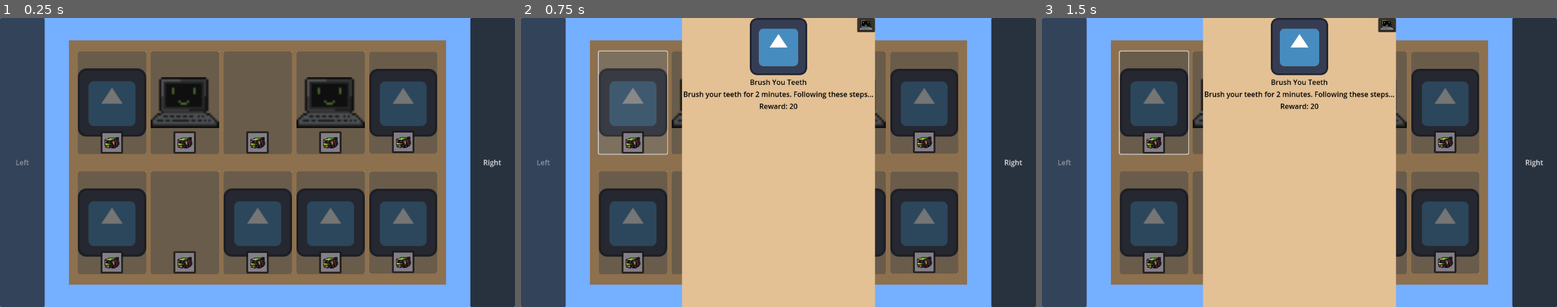
Above: before the commit, frames 1-3 (left to right).
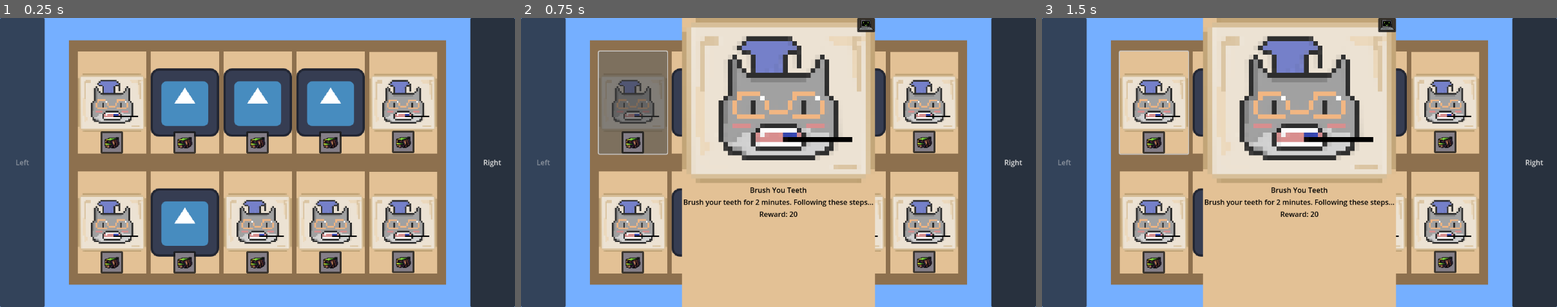
Above: after the commit, the same moments.

Repository: HappyMornings/QuestBoard
Game: Godot game, scene res://TestingQuestViewing.tscn
The game is run twice, just before and just after one commit, with the same random seed, the same clock (stepped at 60 frames per second) and the same inputs. The engine's default icon, where the game draws it, is replaced by a stand-in: a white triangle on a blue panel in a dark square.
Inputs (mouse positions are in pixels of both pictures, inside the frame that each line leads up to):
- Up to frame 1 (0.25 s): no input
- Up to frame 2 (0.75 s): click (634, 101) at 0.52 s
- Up to frame 3 (1.5 s): click (1155, 142) at 1.27 s

The runs differ from the first frame. In frame 1, 44% of the frame differs, in the area x 15-85%, y 11-89%; in frame 2, 38%; in frame 3, 39%.

Commit message:
Updated Quest Paper cards

Diff:
--- a/QuestPaper.tscn
+++ b/QuestPaper.tscn
@@ -1,7 +1,7 @@
 [gd_scene load_steps=4 format=3 uid="uid://dat1c4yo4rb4t"]
 
 [ext_resource type="Script" uid="uid://dydicoclq7r5c" path="res://quest_paper.gd" id="1_u6c82"]
-[ext_resource type="Texture2D" uid="uid://0p5hsfh7mnjy" path="res://icon.svg" id="2_gy8r0"]
+[ext_resource type="Texture2D" uid="uid://benjnccudrfbm" path="res://Shower_card.png" id="2_k0c13"]
 [ext_resource type="Texture2D" uid="uid://wwbvgnw1lsvv" path="res://icon2.png" id="3_k0c13"]
 
 [node name="QuestPaper" type="Control"]
@@ -33,8 +33,10 @@
 layout_mode = 2
 
 [node name="QuestIcon" type="TextureRect" parent="AspectRatioContainer/VBoxContainer"]
+texture_filter = 1
 layout_mode = 2
-texture = ExtResource("2_gy8r0")
+texture = ExtResource("2_k0c13")
+expand_mode = 5
 stretch_mode = 5
 
 [node name="QuestName" type="Label" parent="AspectRatioContainer/VBoxContainer"]
--- a/QuestPaperOverview.tscn
+++ b/QuestPaperOverview.tscn
@@ -1,8 +1,10 @@
-[gd_scene load_steps=4 format=3 uid="uid://d16tla866jega"]
+[gd_scene load_steps=5 format=3 uid="uid://d16tla866jega"]
 
 [ext_resource type="Script" uid="uid://dv1xrrqwjhlpe" path="res://quest_paper_overview.gd" id="1_q2ukv"]
-[ext_resource type="Texture2D" uid="uid://0p5hsfh7mnjy" path="res://icon.svg" id="2_koy24"]
+[ext_resource type="Texture2D" uid="uid://benjnccudrfbm" path="res://Shower_card.png" id="2_lq3ec"]
 [ext_resource type="Texture2D" uid="uid://cx2ohjekv6jwl" path="res://icon3.png" id="3_lq3ec"]
+
+[sub_resource type="StyleBoxEmpty" id="StyleBoxEmpty_lq3ec"]
 
 [node name="QuestPaperOverview" type="Control"]
 layout_mode = 3
@@ -30,13 +32,15 @@
 color = Color(0.88775, 0.757639, 0.584927, 1)
 
 [node name="QuestIcon" type="TextureRect" parent="AspectRatioContainer"]
+texture_filter = 1
 layout_mode = 2
 size_flags_vertical = 3
-texture = ExtResource("2_koy24")
+texture = ExtResource("2_lq3ec")
 stretch_mode = 5
 
 [node name="ZoomInButton" type="Button" parent="AspectRatioContainer"]
 layout_mode = 2
+theme_override_styles/normal = SubResource("StyleBoxEmpty_lq3ec")
 
 [node name="PanelContainer" type="PanelContainer" parent="AspectRatioContainer"]
 layout_mode = 2
--- a/questsSamples/quest1.tres
+++ b/questsSamples/quest1.tres
@@ -1,7 +1,7 @@
 [gd_resource type="Resource" script_class="Quest" load_steps=3 format=3 uid="uid://w83dxwmf1udd"]
 
 [ext_resource type="Script" uid="uid://owuqwrde2ux" path="res://quest.gd" id="1_iqwby"]
-[ext_resource type="Texture2D" uid="uid://0p5hsfh7mnjy" path="res://icon.svg" id="1_siayn"]
+[ext_resource type="Texture2D" uid="uid://dd0h7dqbi2fmu" path="res://Brushing_card.png" id="1_siayn"]
 
 [resource]
 script = ExtResource("1_iqwby")
--- a/questsSamples/quest2.tres
+++ b/questsSamples/quest2.tres
@@ -1,6 +1,6 @@
 [gd_resource type="Resource" script_class="Quest" load_steps=3 format=3 uid="uid://bpseblv08r4k7"]
 
-[ext_resource type="Texture2D" uid="uid://wwbvgnw1lsvv" path="res://icon2.png" id="1_3mkk5"]
+[ext_resource type="Texture2D" uid="uid://0p5hsfh7mnjy" path="res://icon.svg" id="1_3mkk5"]
 [ext_resource type="Script" uid="uid://owuqwrde2ux" path="res://quest.gd" id="1_5sgtj"]
 
 [resource]
--- a/questsSamples/quest3.tres
+++ b/questsSamples/quest3.tres
@@ -1,5 +1,6 @@
-[gd_resource type="Resource" script_class="Quest" load_steps=2 format=3 uid="uid://blo5grjojnqpx"]
+[gd_resource type="Resource" script_class="Quest" load_steps=3 format=3 uid="uid://blo5grjojnqpx"]
 
+[ext_resource type="Texture2D" uid="uid://0p5hsfh7mnjy" path="res://icon.svg" id="1_4uyk8"]
 [ext_resource type="Script" uid="uid://owuqwrde2ux" path="res://quest.gd" id="1_5sgtj"]
 
 [resource]
@@ -7,4 +8,5 @@
 questName = "Eat Your Breakfast"
 questDescription = "Have you eaten your eggs? veges?"
 questReward = 0
+questIcon = ExtResource("1_4uyk8")
 metadata/_custom_type_script = "uid://owuqwrde2ux"
--- a/questsSamples/quest4.tres
+++ b/questsSamples/quest4.tres
@@ -1,10 +1,12 @@
-[gd_resource type="Resource" script_class="Quests" load_steps=2 format=3 uid="uid://0diho0cswnis"]
+[gd_resource type="Resource" script_class="Quest" load_steps=3 format=3 uid="uid://0diho0cswnis"]
 
+[ext_resource type="Texture2D" uid="uid://benjnccudrfbm" path="res://Shower_card.png" id="1_628ti"]
 [ext_resource type="Script" uid="uid://owuqwrde2ux" path="res://quest.gd" id="1_cd5ct"]
 
 [resource]
 script = ExtResource("1_cd5ct")
-questName = ""
-questDescription = ""
-questReward = 0
+questName = "Shower"
+questDescription = "Go Shower"
+questReward = 20
+questIcon = ExtResource("1_628ti")
 metadata/_custom_type_script = "uid://owuqwrde2ux"
Binary file added: Brushing_card.png
Not shown, added: Brushing_card.png.import
Not shown: 1 places in QuestPaperOverview.tscn that only renumber resources
Binary file added: Shower_card.png
Not shown, added: Shower_card.png.import
